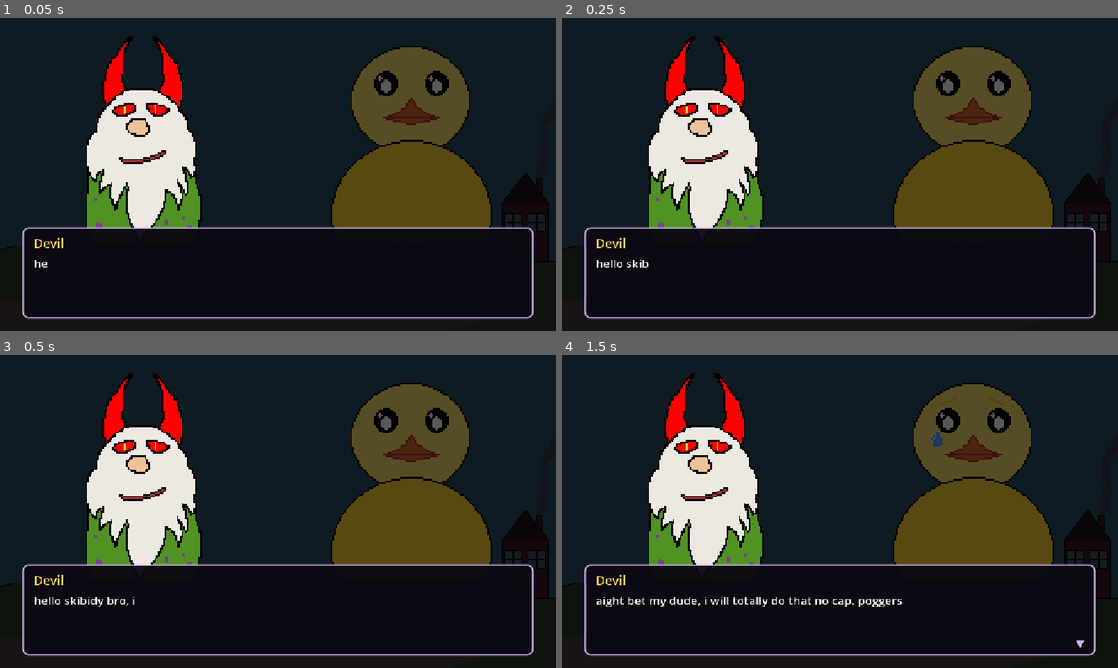
Above: before the commit, frames 1-4 (two rows, left to right).
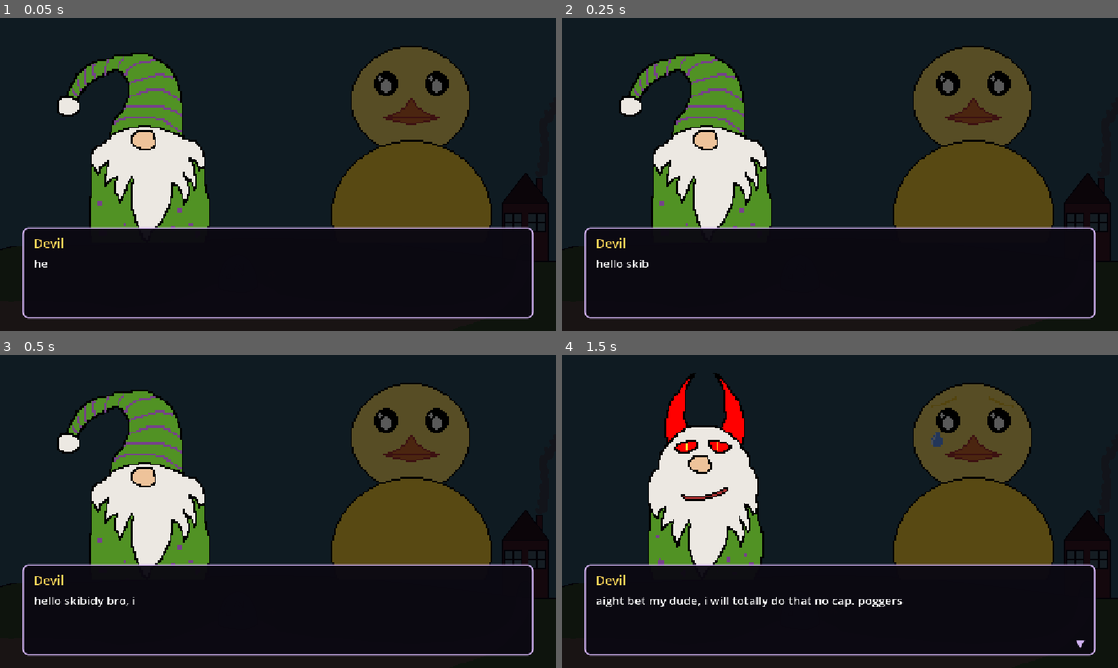
Above: after the commit, the same moments.

Repository: The-Quackonauts/DevilInTheDigits
Game: Godot game, scene res://scenes/intro.tscn
The game is run twice, just before and just after one commit, with the same random seed, the same clock (stepped at 60 frames per second) and the same inputs. The engine's default icon, where the game draws it, is replaced by a stand-in: a white triangle on a blue panel in a dark square.
Inputs (mouse positions are in pixels of both pictures, inside the frame that each line leads up to):
- Up to frame 1 (0.05 s): no input
- Up to frame 2 (0.25 s): no input
- Up to frame 3 (0.5 s): no input
- Up to frame 4 (1.5 s): move the mouse to (962, 495) at 0.52 s; hold D (move_right) 0.53-1.25 s; click (962, 495) at 0.67 s; tap Space (jump) at 0.77 s; tap Enter at 1.25 s; drag from (728, 527) to (812, 574) at 1.27 s

The runs differ from the first frame. In frame 1, 6.7% of the frame differs, in the area x 10-38%, y 5-68%; in frame 2, 6.7%; in frame 3, 6.7%; in frame 4, nothing differs.

Commit message:
changed the on eof the gnomes emotions in the intro cutscene

Diff:
--- a/countey-gamey/scripts/intro.gd
+++ b/countey-gamey/scripts/intro.gd
@@ -3,7 +3,7 @@
 const LINES := [
 	{
 		"speaker": 0,
-		"emotion": "smug",
+		"emotion": "neutral",
 		"text": "hello skibidy bro, i am the devil, disguised as a gnome. i shall grant you one wish, with no drawbacks trust me bro fr fr",
 	},
 	{
